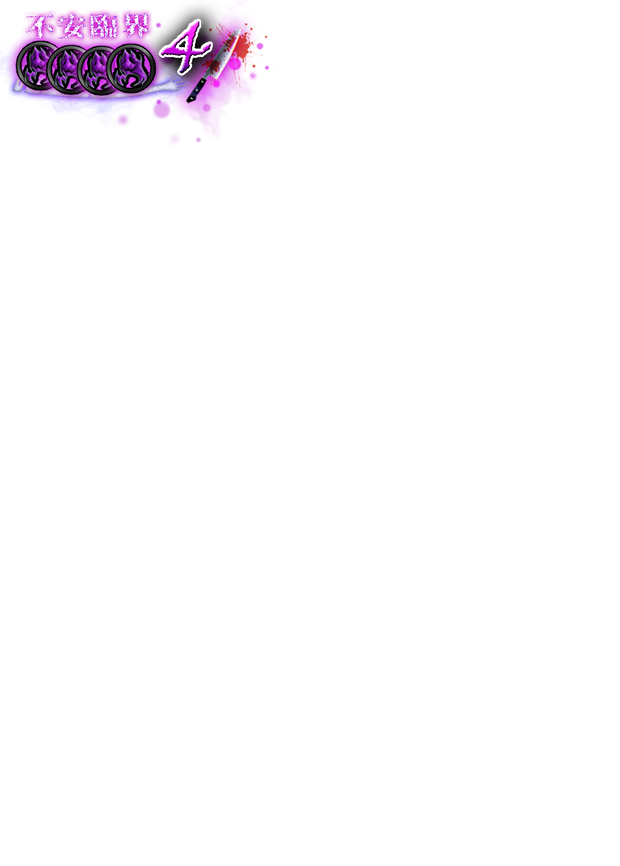
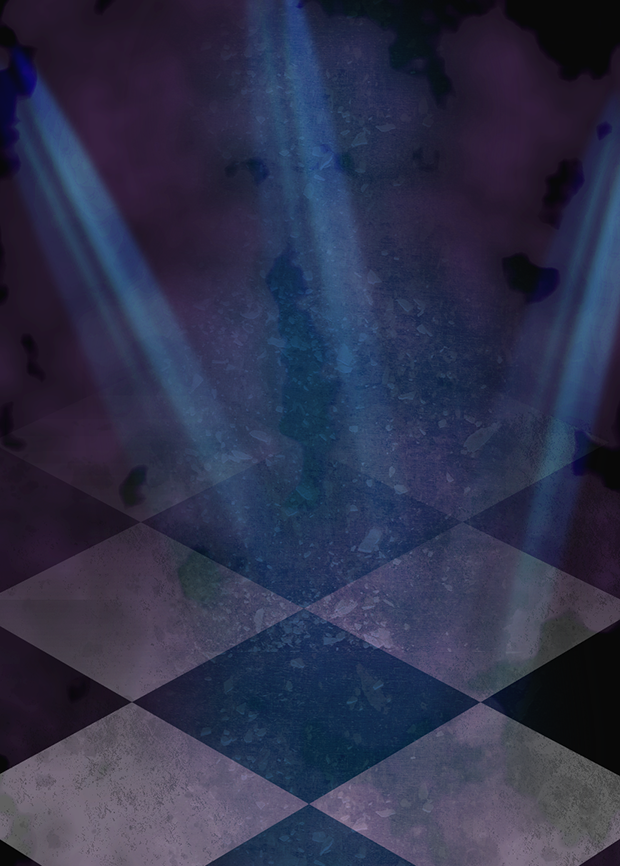
Layers edited between the first and the second w=620, h=866 image:
hid group "Paranoia" (5 layers) over (0, 0, 276, 148)
hid group "Actor" (4 layers) over (0, 96, 113, 568)
showed "Ebene 8" over (0, 0, 620, 866)
